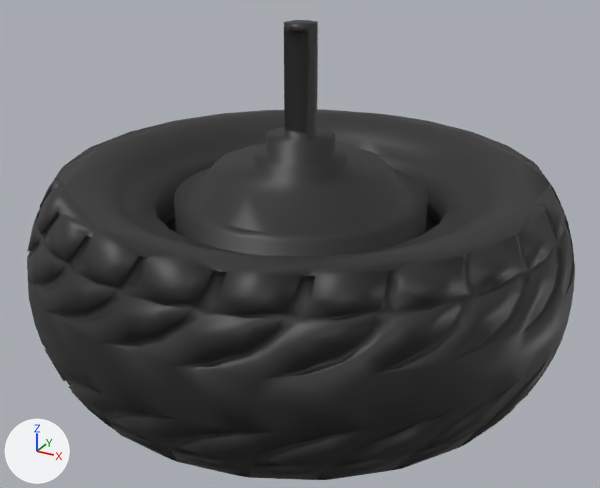
The COLLADA model hunter_description/meshes/rear_left_wheel.dae: old version first, new version second.
Both versions are drawn from a 50 mm camera at (0.23, -0.42, 0.204) aimed at (0.004, -0.009, -0.002). Lighting does not change. The marker at lower left points along +X, +Y and +Z. Vertices at the same position are counted once.

The first picture shows 're_left_link'.
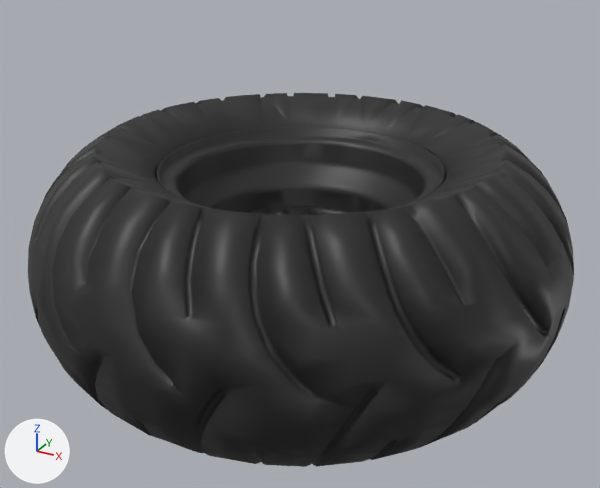
Where the change shows, as pixel boxes (x1, y1, x2, y2) in the pictures (600 x 488 px; the box of a moved part takes in the faces that stretch with it):
```json
{"object": "re_left_link", "change": "reshaped, rescaled", "before": [27, 20, 575, 480], "after": [28, 93, 574, 467], "on screen": "19% shorter"}
{"part": 1, "of": "me_re_left_link_001", "change": "rebuilt", "before": [27, 109, 575, 480], "after": [28, 93, 574, 467]}
{"part": 2, "of": "me_re_left_link_001", "change": "added", "after": [249, 205, 352, 215], "on screen": "black"}
{"part": 3, "of": "me_re_left_link_001", "change": "moved or reshaped", "before": [166, 20, 436, 257], "after": [157, 127, 445, 213]}
```

The change, as JSON lines over the scene's bpy script:
```json
{"block": "me_re_left_link_001", "where": "# used by ob_re_left_link; location = (0.0, 0.0, 0.0); scale = (1.22, 1.22, 1.42)"}
{"op": "remove", "block": "me_re_left_link_001", "code": "me_re_left_link_001.from_pydata(...)  # 3191 vertices, 6374 faces; spans x -0.135..0.135, y -0.135..0.135, z -0.062..0.092"}
{"op": "add", "block": "me_re_left_link_001", "code": "me_re_left_link_001.from_pydata(...)  # 4382 vertices, 8791 faces; spans x -0.164..0.164, y -0.164..0.164, z -0.08..0.061"}
{"block": "me_re_left_link_001", "change": "me_re_left_link_001 part 1: the loose piece of 1846 vertices spanning x -0.135..0.135, y -0.135..0.135, z -0.051..0.031 is rebuilt with 1993 vertices and now spans x -0.164..0.164, y -0.164..0.164, z -0.08..0.061"}
{"block": "me_re_left_link_001", "change": "me_re_left_link_001 part 2: a new loose piece of 351 vertices spanning x -0.052..0.053, y -0.052..0.052, z -0.032..0.0, in mat_material_013 (black #242424)"}
{"block": "me_re_left_link_001", "change": "me_re_left_link_001 part 3: 1344 vertices removed from x -0.084..0.084, y -0.084..0.084, z -0.062..0.092; 1105 vertices added at x -0.086..0.086, y -0.086..0.086, z -0.065..0.046"}
{"op": "set", "path": "ob_re_left_link.scale", "old": "(1.22, 1.22, 1.42)", "new": "(1.0, 1.0, 1.0)"}
```
